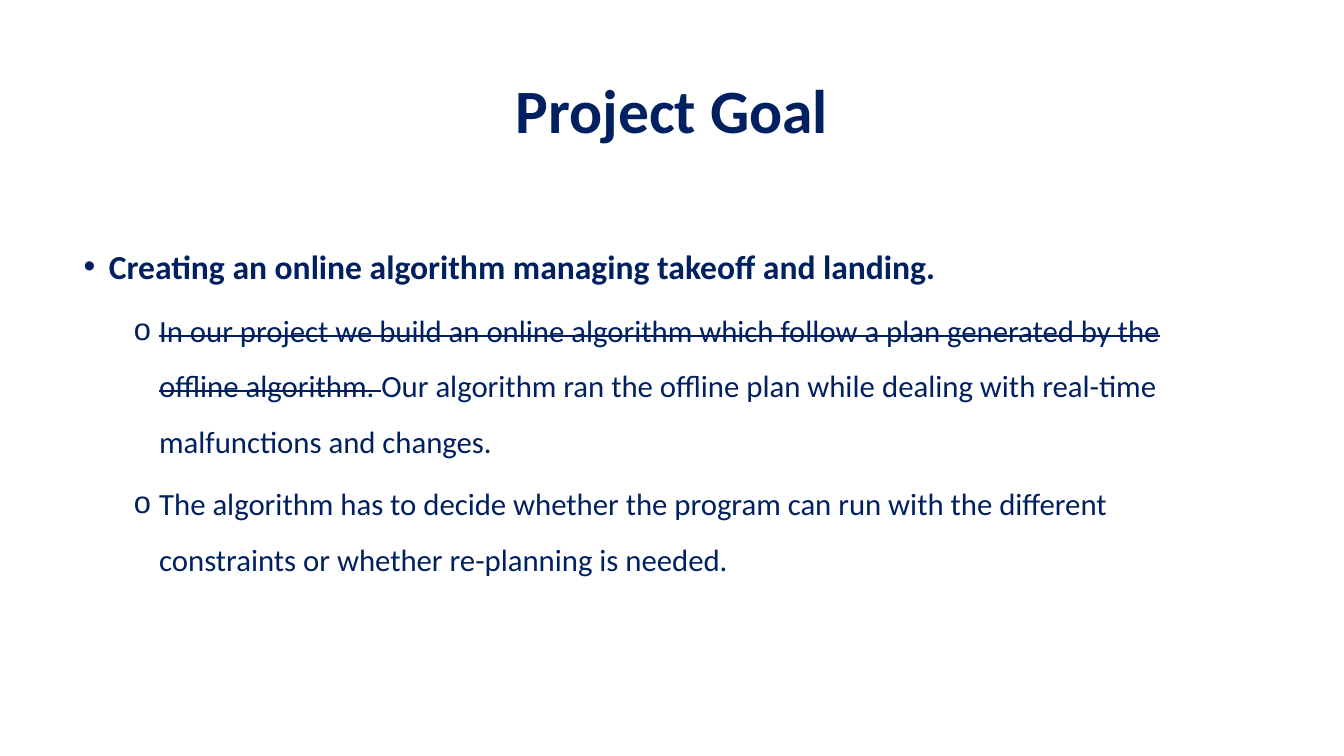
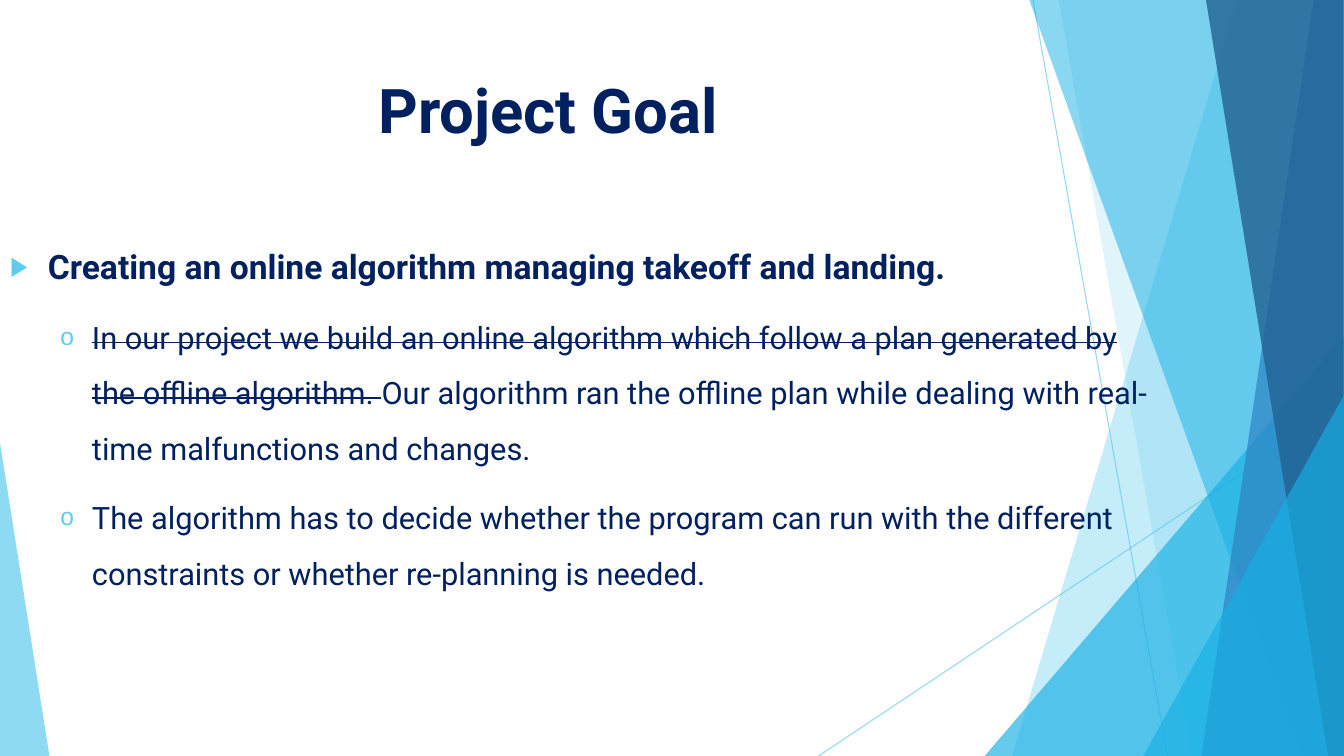
Before and after one commit to Cohen-Yoav/Project-A---Airport-Management, a slide deck: slide 17 of חומר עזר לפרויקט/project_A.pptx. Drawn at 1344x756 pixels with LibreOffice and Linux fonts; fonts in the diff are those of the drawing; background and template pictures are left out. Boxes give left, top, right and bottom in pixels: in the first picture for what was removed or moved away, otherwise in the second. Text is boxed around its words. In the diff, an @@ line names an element or a change of style, - is before the commit and + after.

Commit message:
changed the PPT design

```diff
--- a/חומר עזר לפרויקט/project_A.pptx
+++ b/חומר עזר לפרויקט/project_A.pptx
@@ title "Project Goal": place and size @@
-title "Project Goal" at (515, 89, 828, 144)
+title "Project Goal" at (378, 86, 718, 146)
@@ title "Project Goal" at (378, 86, 718, 146): font Calibri to Roboto; line spacing 0.9 to 1; vertical alignment middle to top @@
@@ text "Creating an online algorithm managing ...": place and size @@
-text "Creating an online algorithm managing ..." at (109, 255, 1160, 577)
+text "Creating an online algorithm managing ..." at (48, 253, 1147, 592)
@@ text "Creating an online algorithm managing ..." at (48, 253, 1147, 592): font Calibri to Roboto; bullet • to ▶; indent changed; more space between paragraphs @@
@@ group added at (0, 0, 1344, 756): 5 freeform shapes, 3 triangles, 2 lines @@
```
Also in this commit, not shown: 38 other slides changed.
